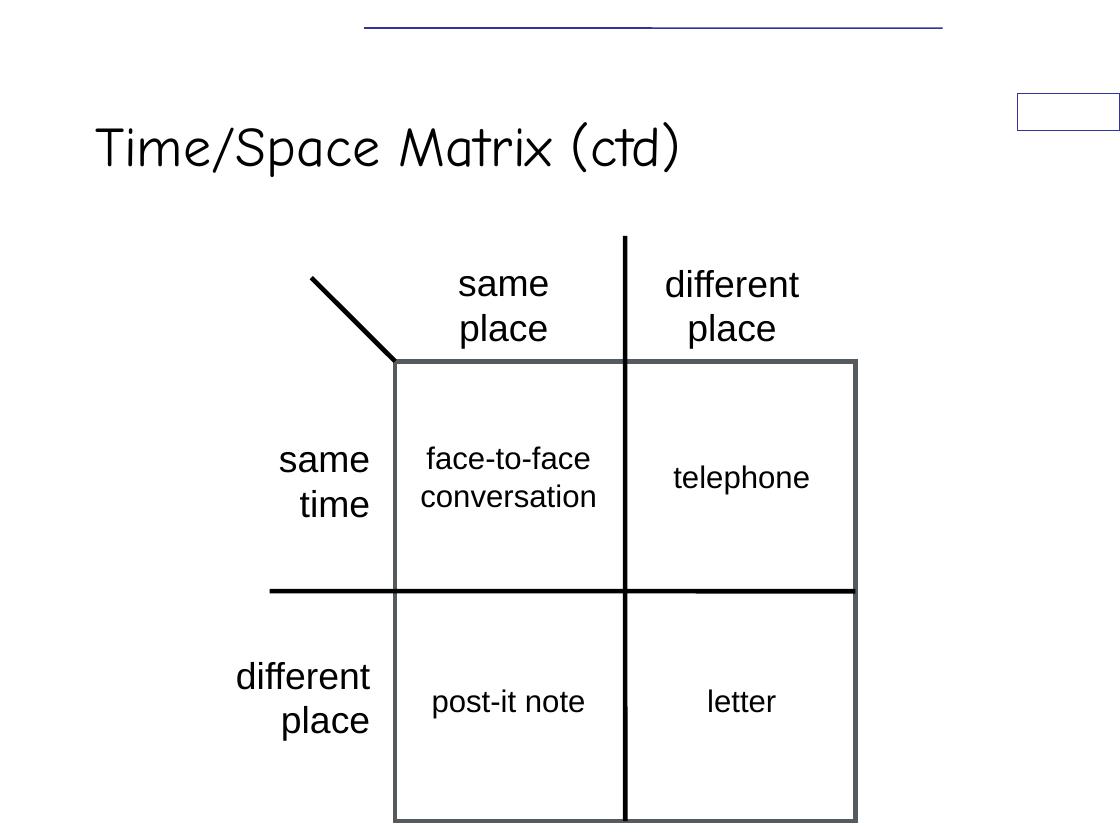
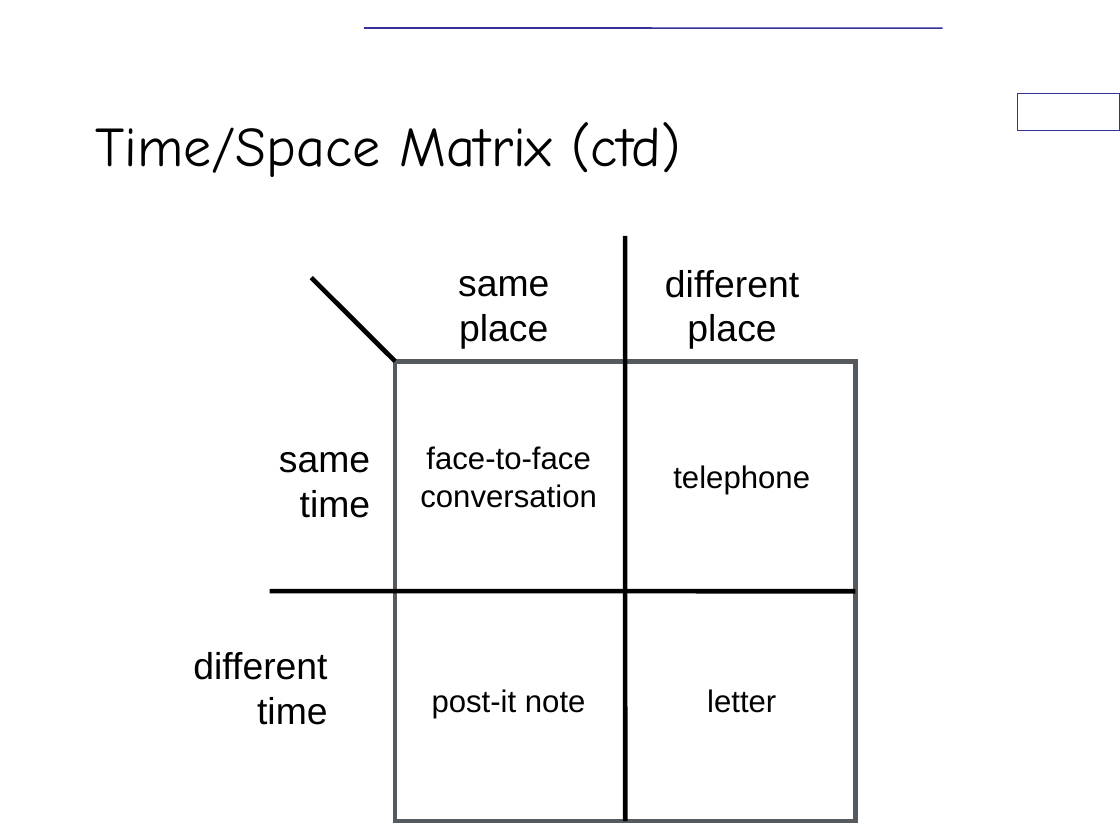
Before and after one commit to PrashanthSingaravelan/Fall-Semester-2020-2021, a slide deck: slide 5 of CSI1005 User Interface/FAT materials/Groupware - Ubiquitous Computing - Virtual and Augmented Reality.ppt. Drawn at 1120x840 pixels with LibreOffice and Linux fonts; fonts in the diff are those of the drawing; background and template pictures are left out. Boxes give left, top, right and bottom in pixels: in the first picture for what was removed or moved away, otherwise in the second. Text is boxed around its words. In the diff, an @@ line names an element or a change of style, - is before the commit and + after.

```diff
--- a/CSI1005 User Interface/FAT materials/Groupware - Ubiquitous Computing - Virtual and Augmented Reality.ppt
+++ b/CSI1005 User Interface/FAT materials/Groupware - Ubiquitous Computing - Virtual and Augmented Reality.ppt
@@ text at (193,652,328,725): text changed @@
-different
-place
+different
+time
```
Also in this commit, not shown: 11 other slides changed, 24 other files.
